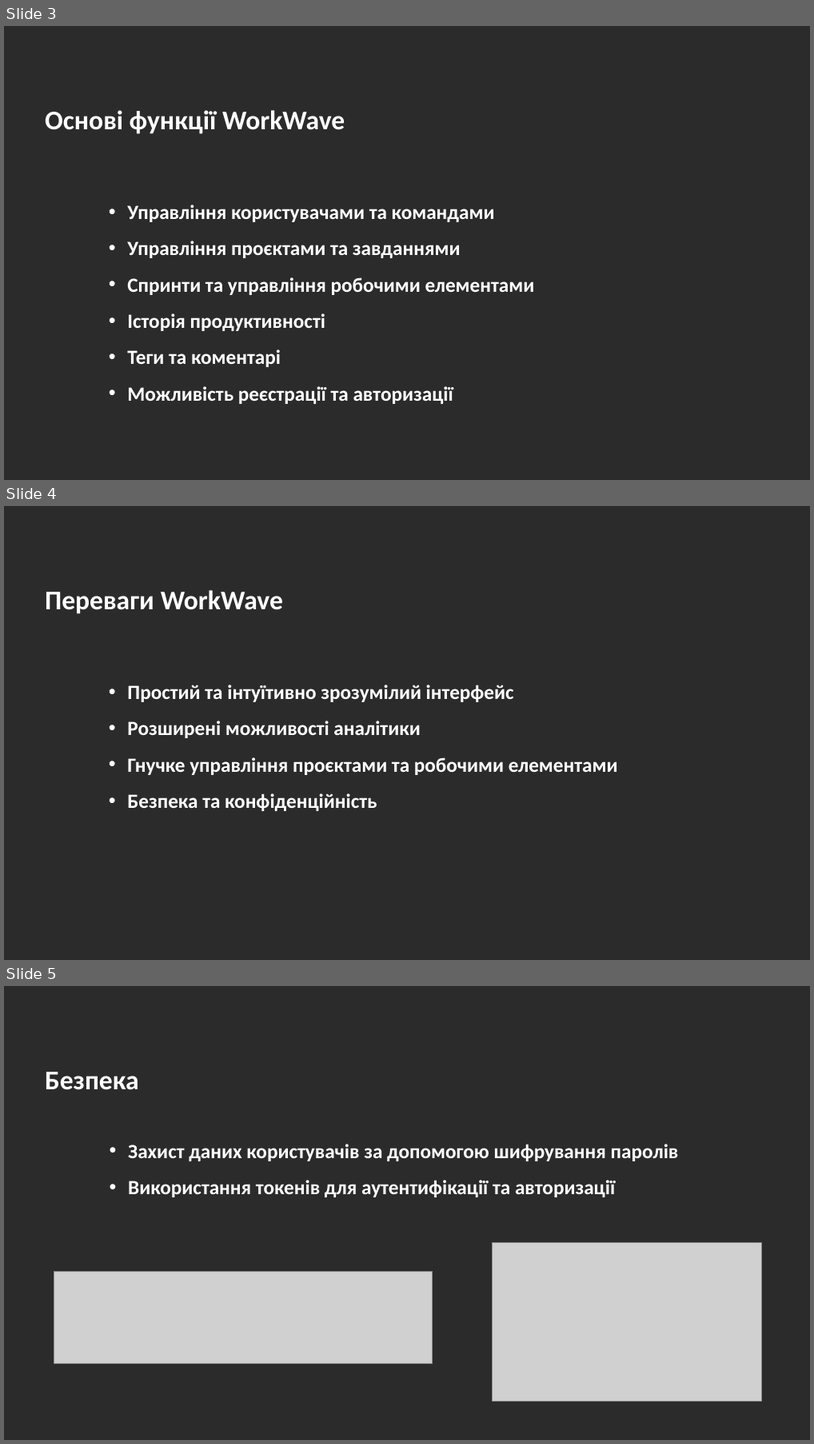
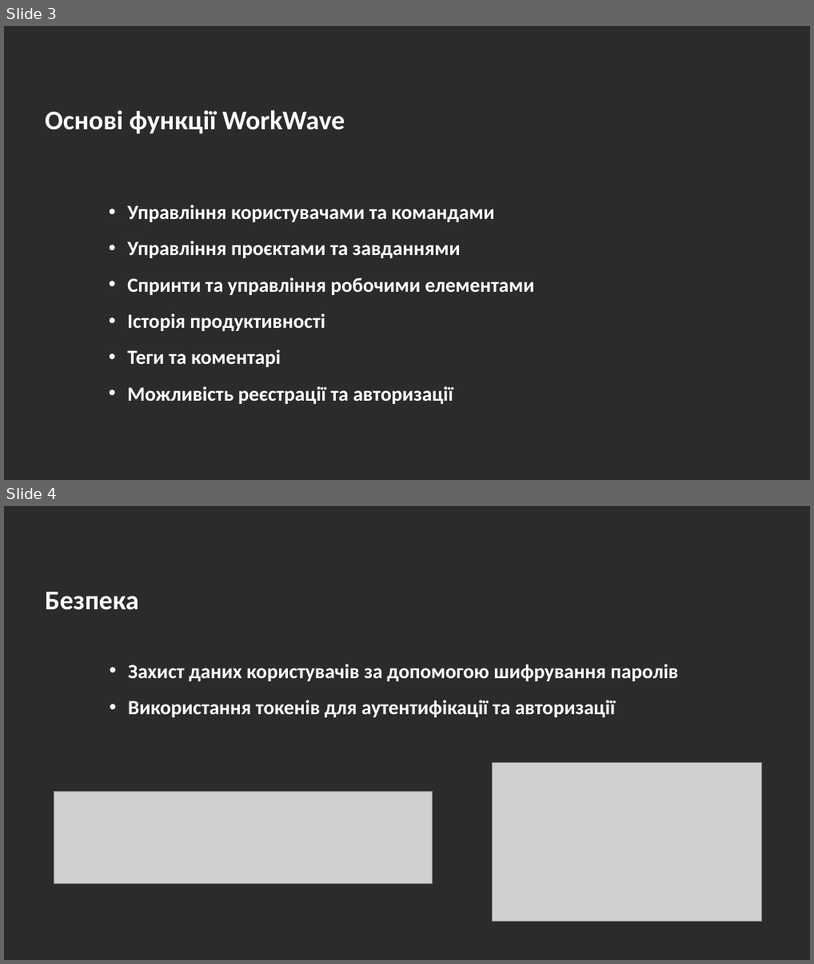
Before and after one commit to andronik-GitHub/WorkWave, a slide deck: Andronik_WorkWave-Presentation.pptx. Shown one above the other, each under a label of ours: slides 3, 4 and 5 before the commit, slides 3 and 4 after it. The pictures are 814x1444 and 814x964 pixels, drawn with LibreOffice and Linux fonts; fonts in the diff are those of the drawing; grey boxes stand for pictures; background and template pictures are left out; a plain dark background stands for a picture behind light text. Boxes give left, top, right and bottom in pixels: in the first picture for what was removed or moved away, otherwise in the second. Text is boxed around its words. In the diff, an @@ line names an element or a change of style, - is before the commit and + after.

```diff
--- a/Andronik_WorkWave-Presentation.pptx
+++ b/Andronik_WorkWave-Presentation.pptx
@@ slide 4 removed at (4,506,810,960), background picture (left out) @@
@@ text removed at (45,590,283,614) @@
-Переваги WorkWave
@@ text removed at (127,684,618,811) @@
-• Простий та інтуїтивно зрозумілий інтерфейс
-• Розширені можливості аналітики
-• Гнучке управління проєктами та робочими елементами
-• Безпека та конфіденційність
@@ what was slide 5 is now slide 4 @@
```
Also in this commit, not shown: 11 slides changed, 3 slides added, 6 other slides removed, 4 other files.
